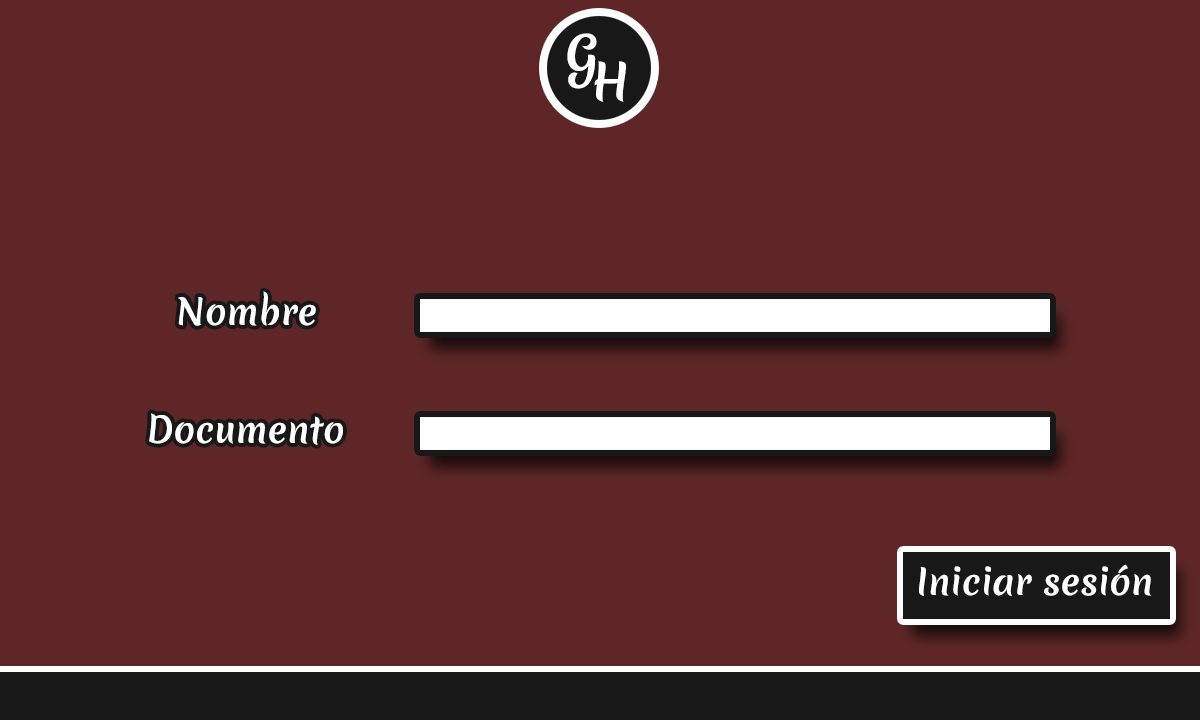
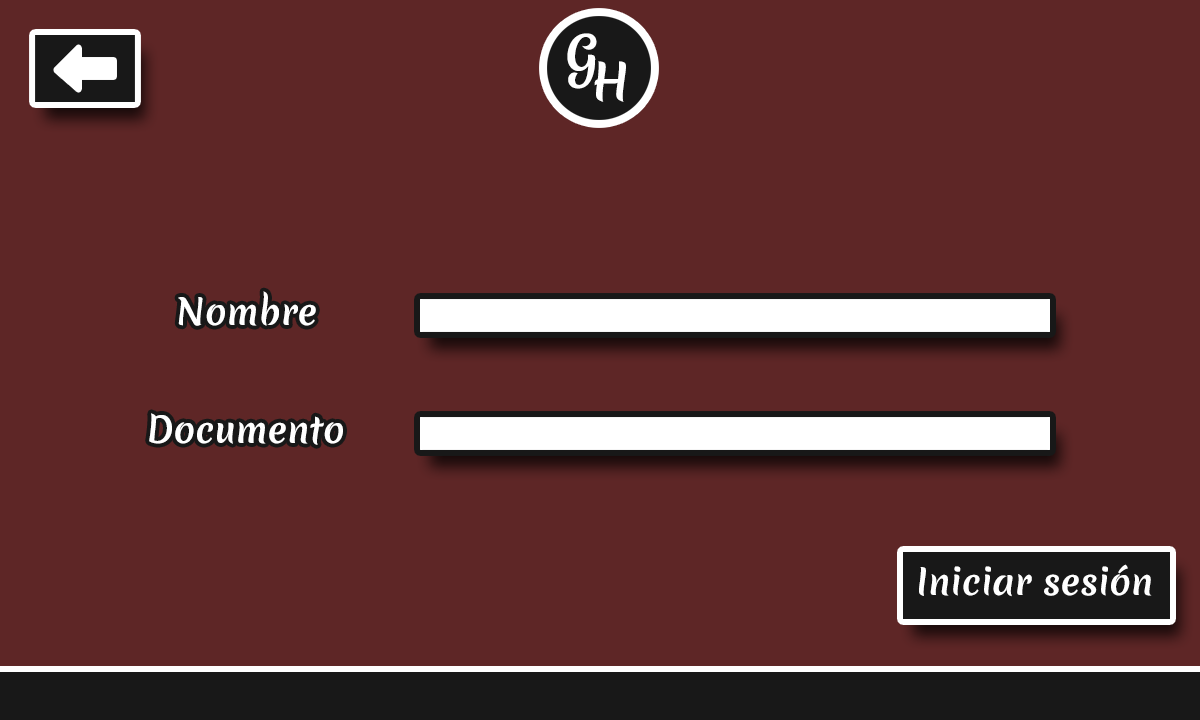
Before/after of a w=1200, h=720 layered artwork. What changed in the layer stack:
added group "Go To Back" (1st of 2, in "Buttons") with 2 layers in group "Buttons" over [35, 35, 135, 102]
added layer "Arrow" in group "Go To Back" over [56, 47, 114, 90]
added layer "Go To Back" (2nd of 2, in "Buttons" › "Go To Back") in group "Go To Back" over [35, 35, 135, 102]
